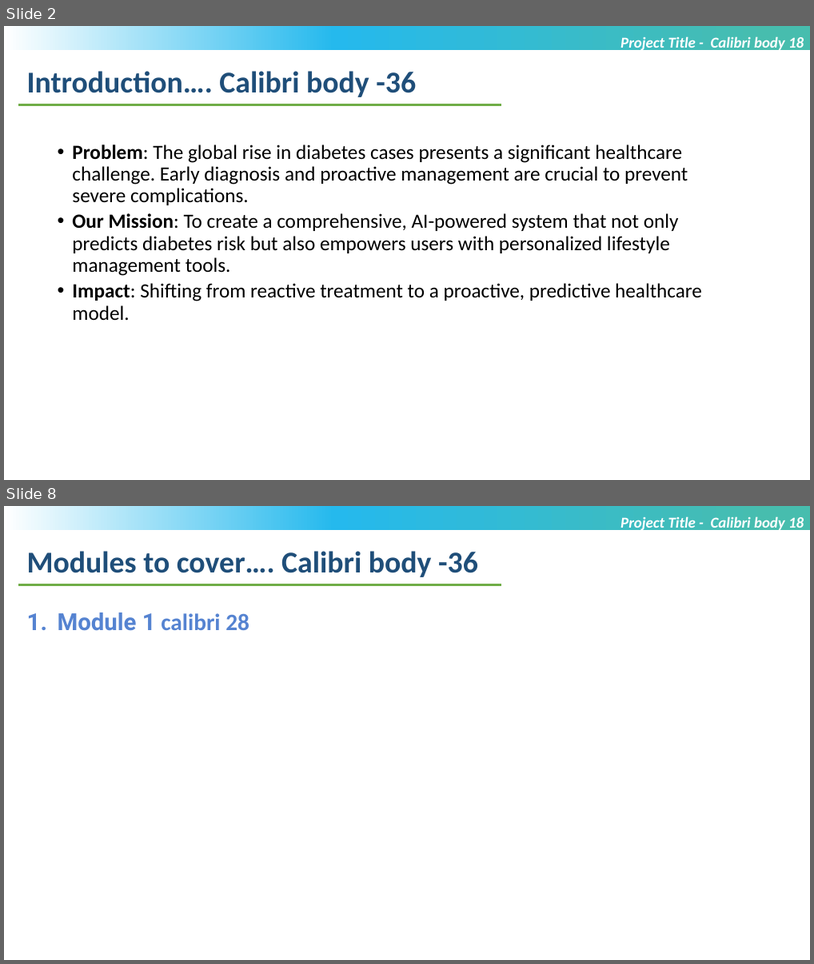
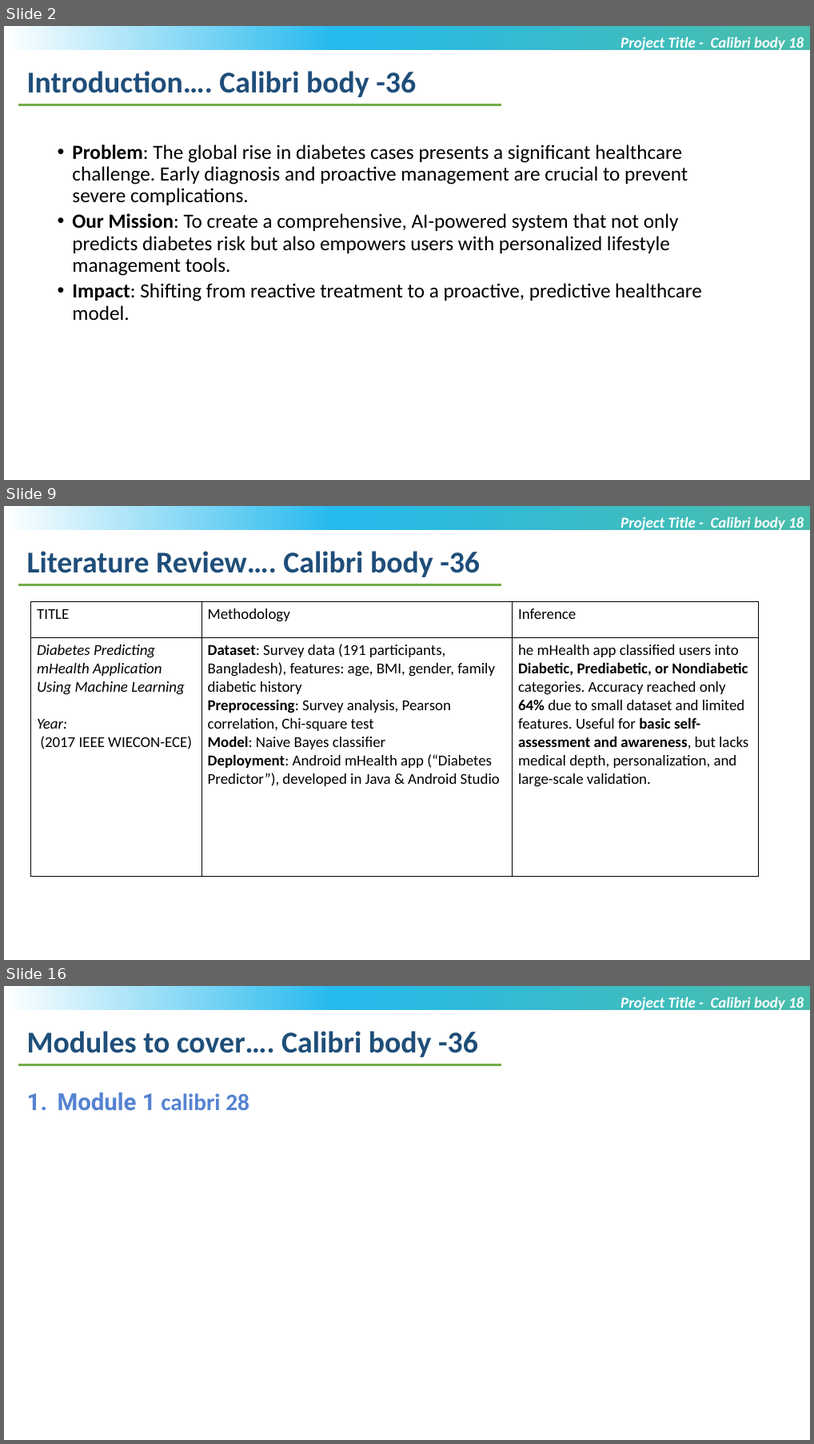
Before and after one commit to Nivyasreec/files, a slide deck: MTech_Project_PPTltim.pptx. Shown one above the other, each under a label of ours: slides 2 and 8 before the commit, slides 2, 9 and 16 after it; the slides between them are not shown. The pictures are 814x964 and 814x1444 pixels, drawn with LibreOffice and Linux fonts; fonts in the diff are those of the drawing; background and template pictures are left out. Boxes give left, top, right and bottom in pixels: in the first picture for what was removed or moved away, otherwise in the second. Text is boxed around its words. In the diff, an @@ line names an element or a change of style, - is before the commit and + after.

```diff
--- a/MTech_Project_PPTltim.pptx
+++ b/MTech_Project_PPTltim.pptx
@@ slide 9 added at [4,506,810,960], background #FFFFFF; not listed: 1 template element that a slide beside it also shows @@
@@ text added at [621,516,804,532], 18 pt, text #FFFFFF, bold, italic @@
+Project Title - Calibri body 18
@@ text added at [27,551,480,577], 36 pt, text #1F4E79, bold @@
+Literature Review…. Calibri body -36
@@ line added from (18, 584) to (502, 584), #70AD47 2.25 pt @@
@@ table added at [30,601,759,876], 2 rows, 3 columns @@
+TITLE | Methodology | Inference
+Diabetes Predicting mHealth Application Using Machine Learning / Year: / (2017 IEEE WIECON-ECE) | Dataset: Survey data (191 participants, Bangladesh), features: age, BMI, gender, family diabetic history Preprocessing: Survey analysis, Pearson correlation, Chi-square test Model: Naive Bayes classifier Deployment: Android mHealth app (“Diabetes Predictor”), developed in Java & Android Studio | he mHealth app classified users into Diabetic, Prediabetic, or Nondiabetic categories. Accuracy reached only 64% due to small dataset and limited features. Useful for basic self-assessment and awareness, but lacks medical depth, personalization, and large-scale validation.
@@ what was slide 8 is now slide 16 @@
```
Also in this commit, not shown: 3 slides changed, 9 other slides added, 2 slides removed.
